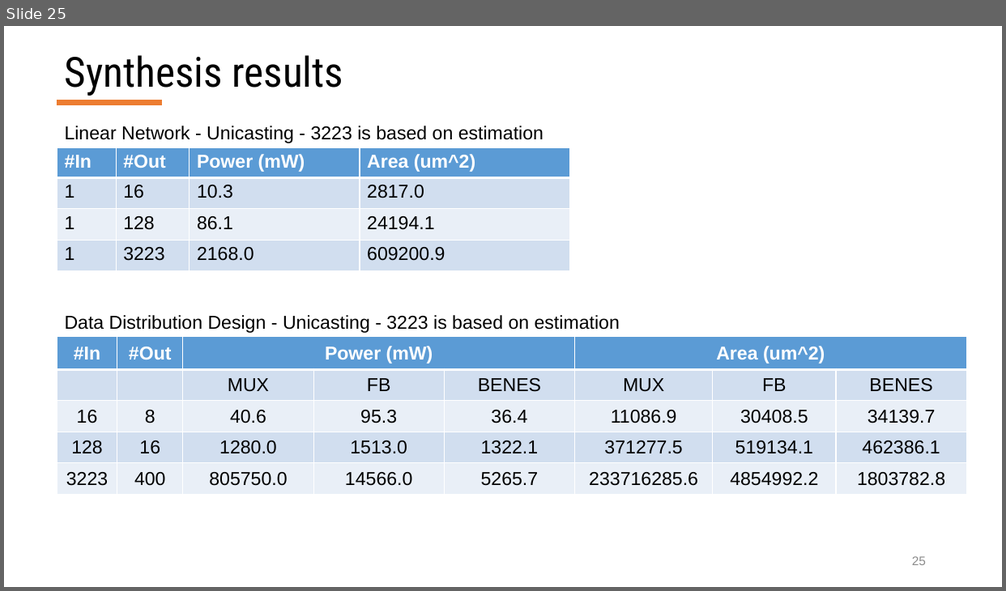
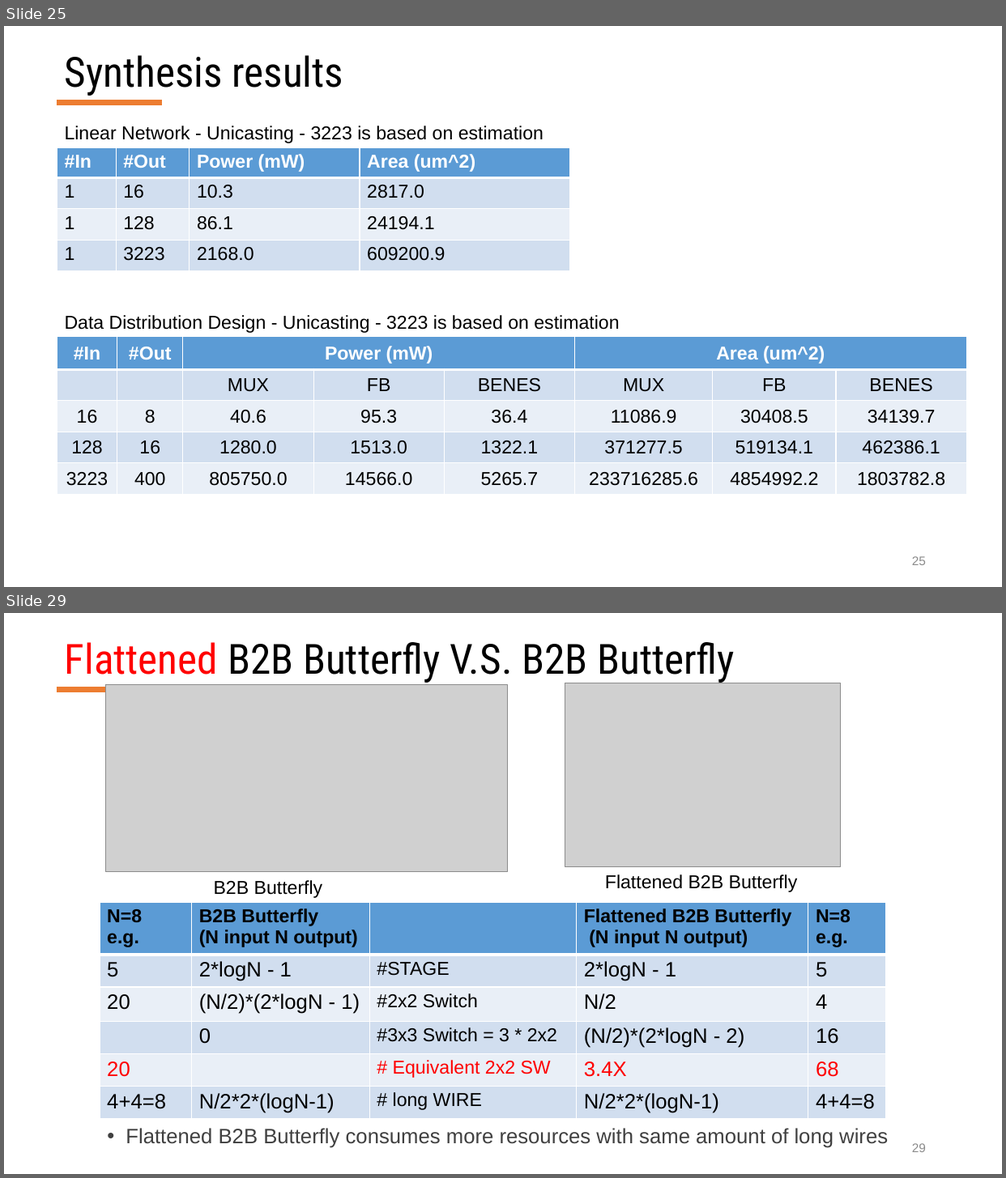
Before and after one commit to georgia-tech-synergy-lab/AcceleratorNoC, a slide deck: RTL_MicroSwitches_Jianming.pptx. Shown one above the other, each under a label of ours: slide 25 before the commit, slides 25 and 29 after it; the slides between them are not shown. The pictures are 1006x591 and 1006x1178 pixels, drawn with LibreOffice and Linux fonts; fonts in the diff are those of the drawing; grey boxes stand for pictures. Boxes give left, top, right and bottom in pixels: in the first picture for what was removed or moved away, otherwise in the second. Text is boxed around its words. In the diff, an @@ line names an element or a change of style, - is before the commit and + after.

```diff
--- a/RTL_MicroSwitches_Jianming.pptx
+++ b/RTL_MicroSwitches_Jianming.pptx
@@ slide 29 added at [4,613,1002,1174], background #FFFFFF; not listed: 1 template element that a slide beside it also shows @@
@@ title added at [65,642,735,684], 40 pt, text #000000 @@
+Flattened B2B Butterfly V.S. B2B Butterfly
@@ picture added at [106,684,508,872] @@
@@ picture added at [565,683,841,867] @@
@@ text added at [605,875,798,892], 18 pt, text #000000 @@
+Flattened B2B Butterfly
@@ table added at [100,903,888,1119], 6 rows, 5 columns @@
+N=8 / e.g. | B2B Butterfly / (N input N output) |  | Flattened B2B Butterfly / (N input N output) | N=8 / e.g.
+5 | 2*logN - 1 | #STAGE | 2*logN - 1 | 5
+20 | (N/2)*(2*logN - 1) | #2x2 Switch | N/2 | 4
+ | 0 | #3x3 Switch = 3 * 2x2 | (N/2)*(2*logN - 2) | 16
+20 |  | # Equivalent 2x2 SW | 3.4X | 68
+4+4=8 | N/2*2*(logN-1) | # long WIRE | N/2*2*(logN-1) | 4+4=8
@@ text added at [214,880,323,898], 18 pt, text #000000 @@
+B2B Butterfly
@@ text added at [126,1128,888,1148], 20 pt, text #404040 @@
+• Flattened B2B Butterfly consumes more resources with same amount of long wires
@@ page number added at [912,1144,926,1152], 12 pt, text #8C8C8C @@
+29
```
Also in this commit, not shown: 6 other slides added, 35 other files.
